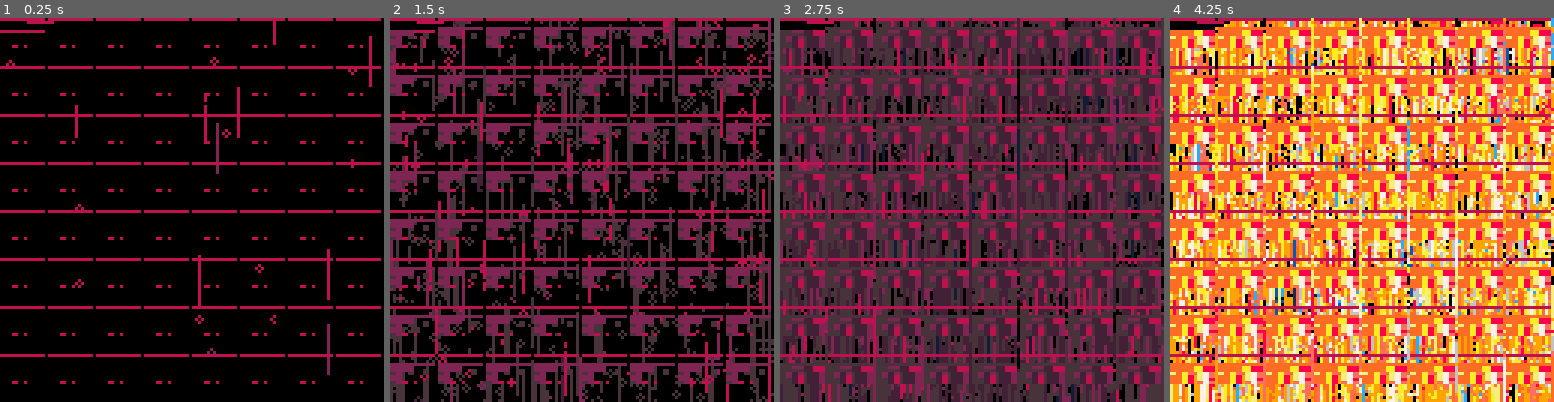
Above: before the commit, frames 1-4 (left to right).
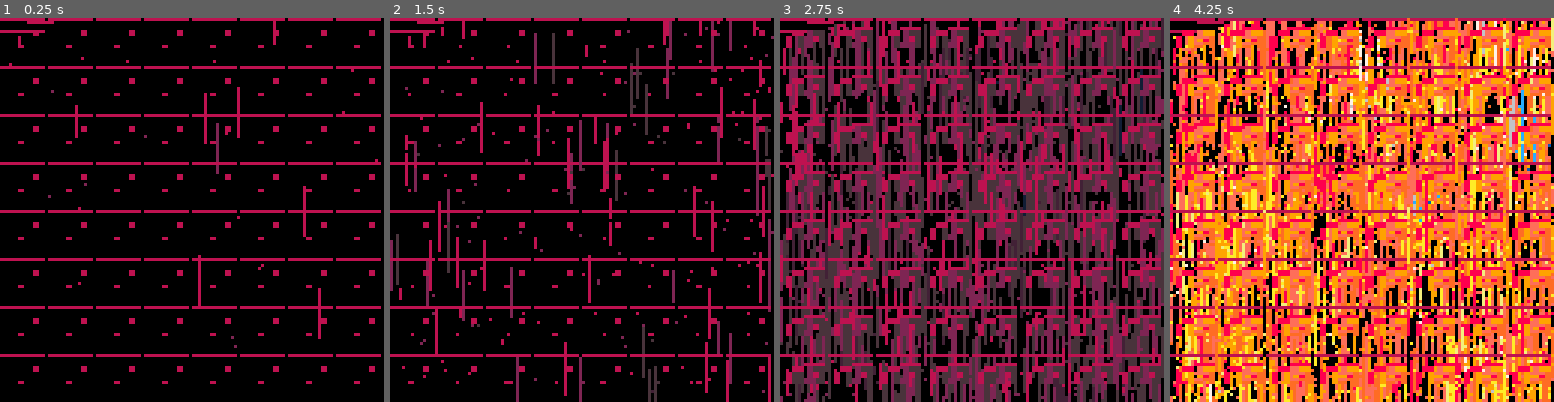
Above: after the commit, the same moments.

Repository: aebrer/pico8_carts
Game: PICO-8 cartridge aebrer_engine/master.p8
The game is run twice, just before and just after one commit, with the same random seed, the same clock (stepped at 60 frames per second) and the same inputs.
Inputs (mouse positions are in pixels of both pictures, inside the frame that each line leads up to):
- Up to frame 1 (0.25 s): no input
- Up to frame 2 (1.5 s): tap X (X key) at 0.33, 1.07 s; click (670, 121) at 0.67 s; tap O (Z key) at 0.7 s; click (436, 267) at 1.22 s
- Up to frame 3 (2.75 s): hold Right 1.6-2.1 s; tap O (Z key) at 1.7, 2.1, 2.5 s; click (887, 114) at 1.77 s; tap X (X key) at 1.85 s; hold Up 2.15-2.42 s; click (952, 259) at 2.32 s; hold Right from 2.47 s (still down)
- Up to frame 4 (4.25 s): click (1404, 106) at 2.87 s; tap O (Z key) every 0.4 s from 2.9 to 4.1 s; tap X (X key) at 2.97, 4.08 s; release Right at 3.03 s; hold Left 3.08-3.58 s; click (1465, 256) at 3.42 s; hold Down 3.63-3.97 s; click (1231, 102) at 3.97 s; hold Right from 4.02 s (still down)

The runs differ from the first frame. In frame 1, 4.3% of the frame differs, in the area x 1-99%, y 3-96%; in frame 2, 39%; in frame 3, 73%; in frame 4, 85%, in the area x 0-100%, y 0-100%.

Commit message:
this is the fucking generator

Diff:
--- a/aebrer_engine/master.p8
+++ b/aebrer_engine/master.p8
@@ -957,7 +957,7 @@
 config.dither.pull=1.05
 config.dither.rectw=0
 config.dither.recth=8
-config.dither.circ_r=1
+config.dither.circ_r=0
 config.dither.pxl_prob=0.575
 config.dither.fuzz_factor=4
 config.dither.rotate=0
@@ -971,10 +971,10 @@
 
 -- timing
 config.timing.seed_loop = true
-config.timing.loop_len=4
+config.timing.loop_len=16
 config.timing.rec_loop_start = 12
 config.timing.rec_loop_end = 14
-config.timing.gif_record = true
+config.timing.gif_record = false
 
 -- effects
 config.effects.enable_all = true
